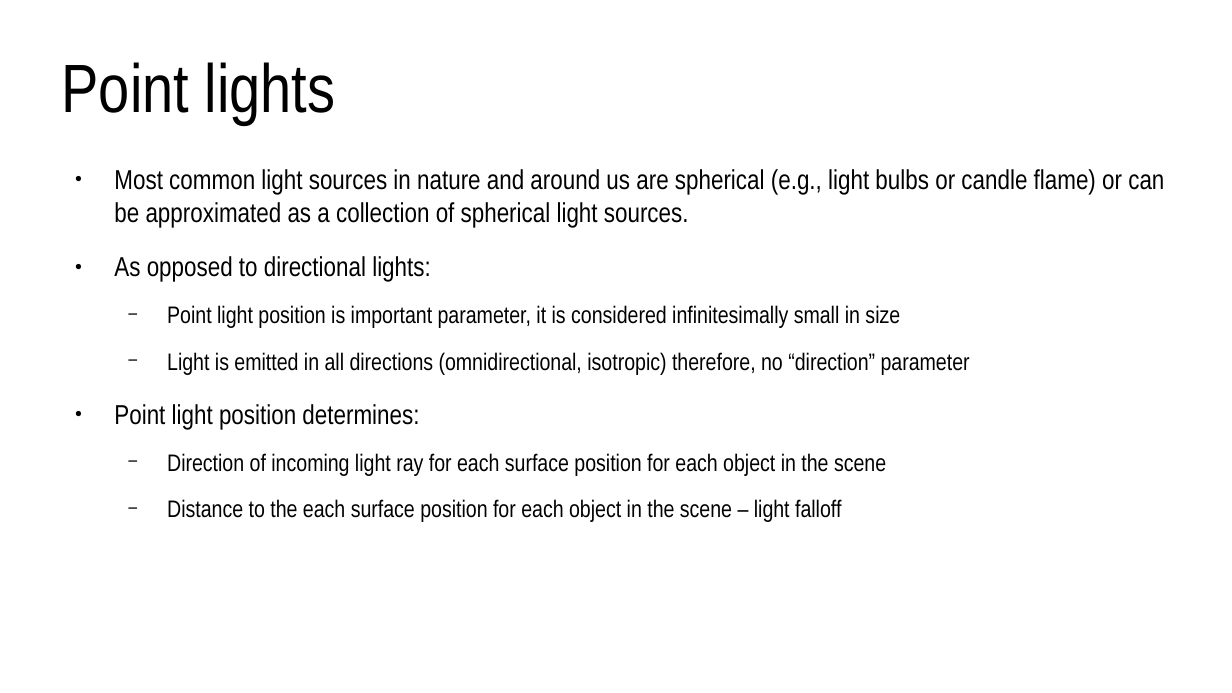
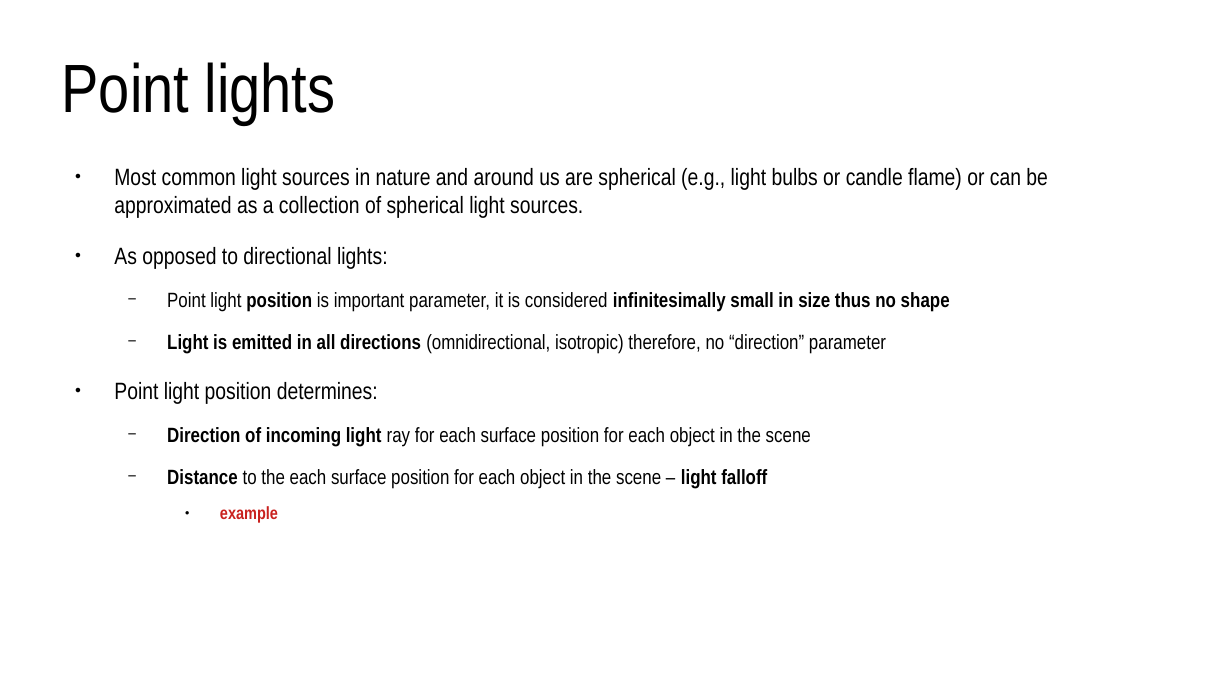
Before and after one commit to lorentzo/IntroductionToComputerGraphics, a slide deck: slide 27 of lectures/3_foundations_3d_scene/3_3_light.odp (slide 18 before the commit). Drawn at 1232x693 pixels with LibreOffice and Linux fonts; fonts in the diff are those of the drawing. Boxes give left, top, right and bottom in pixels: in the first picture for what was removed or moved away, otherwise in the second. Text is boxed around its words. In the diff, an @@ line names an element or a change of style, - is before the commit and + after.

Commit message:
light

```diff
--- a/lectures/3_foundations_3d_scene/3_3_light.odp
+++ b/lectures/3_foundations_3d_scene/3_3_light.odp
@@ text at <box>114,168,1048,489</box>: size 17.6 to 15.2 pt in "Most common light sources in nature and ...", "As opposed to directional lights:", "Point light position determines:"; size 15.4 to 13.3 pt in "Light is emitted in all directions (omnidirectional, ...", "Direction of incoming light ray for each ...", "Distance to the each surface position for ..."; bold on in "Light is emitted in all directions", "Direction of incoming light", "Distance light falloff" @@
@@ text at <box>167,292,950,311</box>: text changed; size 15.4 to 13.3 pt @@
-  − Point light position is important parameter, it is considered infinitesimally small in size
+  − Point light position is important parameter, it is considered infinitesimally small in size thus no shape
@@ text at <box>220,506,278,523</box>: paragraph added @@
+    ● example
```
Also in this commit, not shown: 10 other slides changed, 13 slides added, 2 slides removed, 11 other files.
